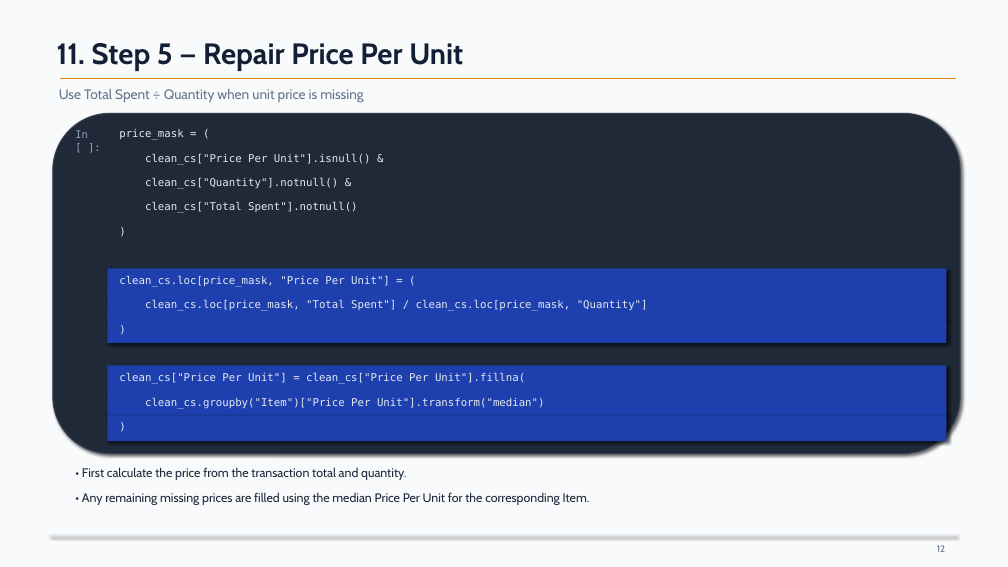
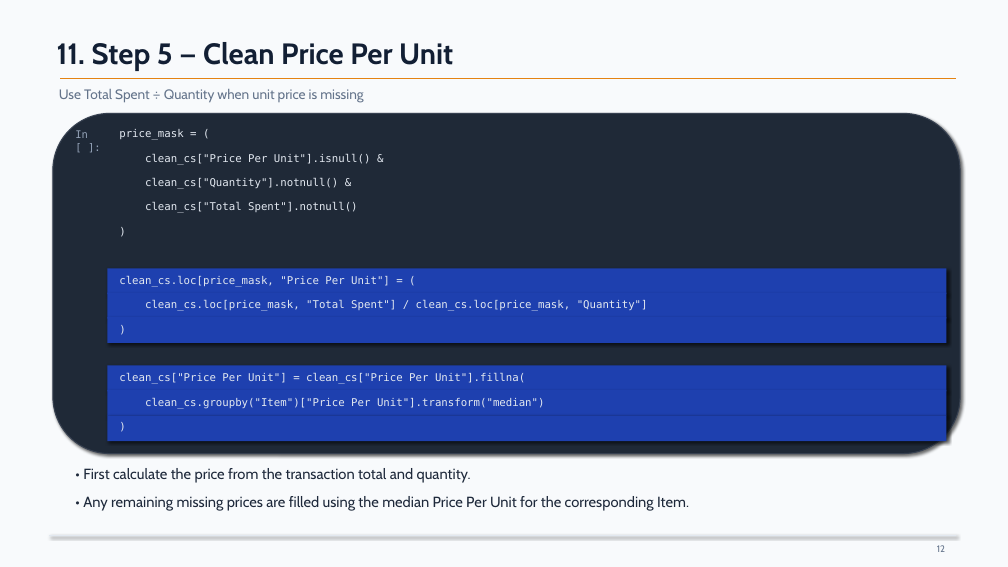
Before and after one commit to NeelaSaranyaS/Cafe_Sales, a slide deck: slide 12 of Cafe_Sales_DC.pptx. Drawn at 1008x567 pixels with LibreOffice and Linux fonts; fonts in the diff are those of the drawing. Boxes give left, top, right and bottom in pixels: in the first picture for what was removed or moved away, otherwise in the second. Text is boxed around its words. In the diff, an @@ line names an element or a change of style, - is before the commit and + after.

```diff
--- a/Cafe_Sales_DC.pptx
+++ b/Cafe_Sales_DC.pptx
@@ text at [57, 42, 453, 71]: text changed @@
-11. Step 5 — Repair Price Per Unit
+11. Step 5 — Clean Price Per Unit
@@ text "• First calculate the price ..." at [83, 468, 689, 511]: size 11.8 to 14 pt @@
```
Also in this commit, not shown: 8 other slides changed, 2 other files.
